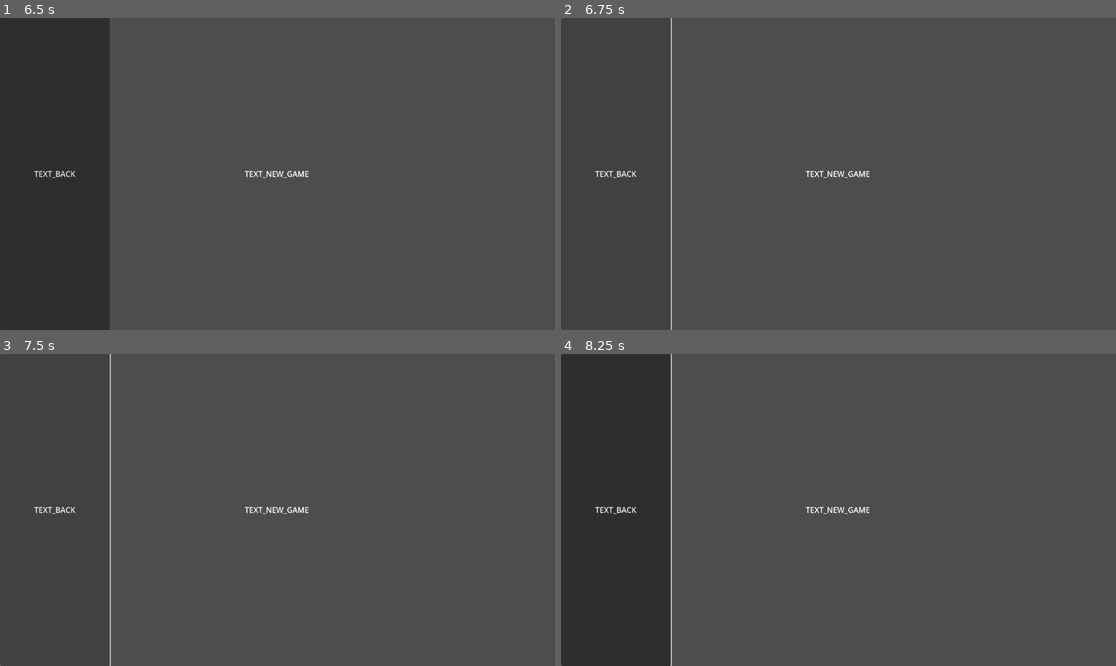
Above: before the commit, frames 1-4 (two rows, left to right).
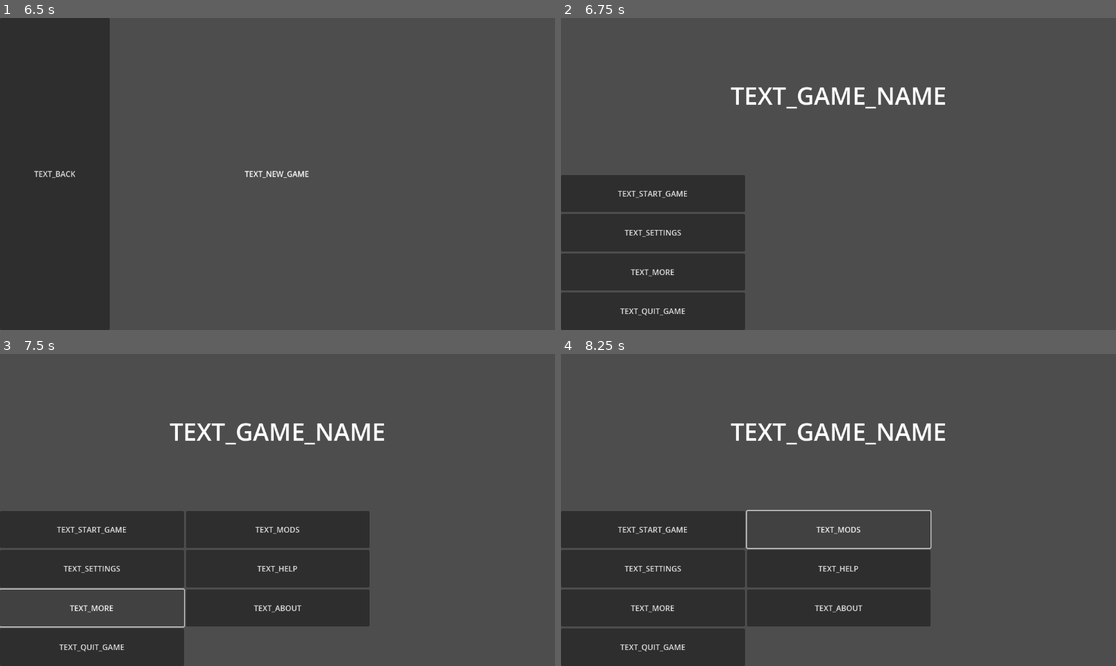
Above: after the commit, the same moments.

Repository: Neutron12138/Game-Framework-old
Game: Godot game, scene res://interfaces/blank.tscn
Same seed, same stepped clock (60 frames per second), same inputs: the game is played once before the commit and once after it.
Inputs (mouse positions are in pixels of both pictures, inside the frame that each line leads up to):
- Up to frame 1 (6.5 s): click "TEXT_START_GAME" at 0.5 s; click "TEXT_START_GAME" at 1.25 s; click "TEXT_MORE" at 2 s; click "TEXT_HELP" at 2.75 s; click "TEXT_MODS" at 3.5 s; click "TEXT_MORE" at 4.25 s; click "TEXT_START_GAME" at 5 s; click "TEXT_NEW_GAME" at 5.75 s
- Up to frame 2 (6.75 s): click "TEXT_BACK" at 6.5 s
- Up to frame 3 (7.5 s): click (94, 606) at 7.25 s, where only the run after the commit has a clickable "TEXT_MORE"
- Up to frame 4 (8.25 s): click (838, 528) at 8 s, where only the run after the commit has a clickable "TEXT_MODS"

Frame 1 is identical in both runs. In frame 2, 7.9% of the frame differs, in the area x 0-70%, y 0-100%; in frame 3, 18%; in frame 4, 26%.

Commit message:
Add files via upload

Diff:
--- a/global/constants.gd
+++ b/global/constants.gd
@@ -8,7 +8,7 @@
 	"minor" : 0,
 	"revision" : 0,
 	"status" : "",
-	"hex" : 0x000000,
+	"hex" : 0 << 16 & 0 << 8 & 0 << 0,
 	"string" : "0.0.0"
 }
 const GAME_FRAMEWORK_VERSION : Dictionary = {
@@ -16,7 +16,7 @@
 	"minor" : 0,
 	"revision" : 0,
 	"status" : "",
-	"hex" : 0x000000,
+	"hex" : 0 << 16 & 0 << 8 & 0 << 0,
 	"string" : "0.0.0"
 }
 
--- a/global/resources.gd
+++ b/global/resources.gd
@@ -1,13 +1,22 @@
 class_name Resources
 extends Node
 
+
+
 const Blank : PackedScene = preload("res://interfaces/blank.tscn")
+const DebugConsole : PackedScene = preload("res://interfaces/debug_console/debug_console.tscn")
+const DebugConsoleWindow : PackedScene = preload("res://interfaces/debug_console/debug_console_window.tscn")
+
+
+
 const StartMenu : PackedScene = preload("res://interfaces/user_interfaces/start_menu.tscn")
 const SettingsInterface : PackedScene = preload("res://interfaces/user_interfaces/settings_interface.tscn")
 const Settings : PackedScene = preload("res://interfaces/user_interfaces/settings.tscn")
 const About : PackedScene = preload("res://interfaces/user_interfaces/about.tscn")
 const NewGame : PackedScene = preload("res://interfaces/user_interfaces/new_game.tscn")
 
+
+
 const ValueSetter : PackedScene = preload("res://interfaces/value_setters/value_setter.tscn")
 const Vector2ValueSetter : PackedScene = preload("res://interfaces/value_setters/vector2_value_setter.tscn")
 const EnumValueSetter : PackedScene = preload("res://interfaces/value_setters/enum_value_setter.tscn")
--- /dev/null
+++ b/interfaces/debug_console/debug_console.gd
@@ -0,0 +1,21 @@
+extends VBoxContainer
+
+
+
+@onready var output : ItemList = $output
+@onready var simple_code_edit : LineEdit = $simple/simple_code_edit
+
+
+
+func _on_advanced_pressed() -> void:
+	pass
+
+
+func _on_simple_code_edit_text_submitted(new_text: String) -> void:
+	pass
+	#print(new_text)
+	#DebugUtilities.run_gdscript_string(new_text)
+
+
+func _on_simple_submit_pressed() -> void:
+	DebugUtilities.run_gdscript_line(simple_code_edit.text)
--- /dev/null
+++ b/interfaces/debug_console/debug_console.tscn
@@ -0,0 +1,53 @@
+[gd_scene load_steps=3 format=3 uid="uid://dkvux403wa2yk"]
+
+[ext_resource type="PackedScene" uid="uid://bnabgu0s2d4da" path="res://interfaces/blank.tscn" id="1_47fc2"]
+[ext_resource type="Script" path="res://interfaces/debug_console/debug_console.gd" id="1_a6sns"]
+
+[node name="DebugConsole" type="VBoxContainer"]
+offset_right = 1152.0
+offset_bottom = 648.0
+script = ExtResource("1_a6sns")
+
+[node name="header" type="HBoxContainer" parent="."]
+layout_mode = 2
+
+[node name="Blank" parent="header" instance=ExtResource("1_47fc2")]
+layout_mode = 2
+size_flags_horizontal = 3
+
+[node name="Label" type="Label" parent="header"]
+layout_mode = 2
+size_flags_horizontal = 3
+size_flags_vertical = 1
+size_flags_stretch_ratio = 3.0
+text = "TEXT_DEBUG_CONSOLE"
+horizontal_alignment = 1
+vertical_alignment = 1
+
+[node name="advanced" type="Button" parent="header"]
+layout_mode = 2
+size_flags_horizontal = 3
+text = "TEXT_ADVANCED"
+
+[node name="output" type="ItemList" parent="."]
+layout_mode = 2
+size_flags_vertical = 3
+size_flags_stretch_ratio = 8.0
+
+[node name="simple" type="HBoxContainer" parent="."]
+layout_mode = 2
+size_flags_vertical = 3
+
+[node name="simple_code_edit" type="LineEdit" parent="simple"]
+layout_mode = 2
+size_flags_horizontal = 3
+size_flags_stretch_ratio = 9.0
+
+[node name="simple_submit" type="Button" parent="simple"]
+layout_mode = 2
+size_flags_horizontal = 3
+text = "TEXT_SUBMIT"
+
+[connection signal="pressed" from="header/advanced" to="." method="_on_advanced_pressed"]
+[connection signal="text_submitted" from="simple/simple_code_edit" to="." method="_on_simple_code_edit_text_submitted"]
+[connection signal="pressed" from="simple/simple_submit" to="." method="_on_simple_submit_pressed"]
--- /dev/null
+++ b/interfaces/debug_console/debug_console_window.gd
@@ -0,0 +1,17 @@
+extends Window
+
+
+
+@export var previous_scene : Node = null
+
+
+
+func _process(delta: float) -> void:
+	if Input.is_action_just_pressed("debug_console"):
+		visible = not visible
+
+
+
+func _notification(what: int) -> void:
+	if what == NOTIFICATION_WM_CLOSE_REQUEST:
+		hide()
--- /dev/null
+++ b/interfaces/debug_console/debug_console_window.tscn
@@ -0,0 +1,13 @@
+[gd_scene load_steps=3 format=3 uid="uid://ckby2po8artk2"]
+
+[ext_resource type="Script" path="res://interfaces/debug_console/debug_console_window.gd" id="1_iajts"]
+[ext_resource type="PackedScene" uid="uid://dkvux403wa2yk" path="res://interfaces/debug_console/debug_console.tscn" id="2_p3wqb"]
+
+[node name="DebugConsoleWindow" type="Window"]
+process_mode = 3
+initial_position = 2
+size = Vector2i(1152, 648)
+visible = false
+script = ExtResource("1_iajts")
+
+[node name="debug_console" parent="." instance=ExtResource("2_p3wqb")]
--- a/interfaces/user_interfaces/about.gd
+++ b/interfaces/user_interfaces/about.gd
@@ -32,7 +32,7 @@
 
 
 func _on_header_back_request() -> void:
-	SceneTreeUtilities.temp_scene_back(self)
+	SceneTreeUtilities.temp_scene_back(previous_scene)
 
 
 
--- a/interfaces/user_interfaces/new_game.gd
+++ b/interfaces/user_interfaces/new_game.gd
@@ -3,3 +3,7 @@
 
 
 @export var previous_scene : Node = null
+
+
+func _on_header_back_request() -> void:
+	SceneTreeUtilities.temp_scene_back(previous_scene)
--- a/interfaces/user_interfaces/new_game.tscn
+++ b/interfaces/user_interfaces/new_game.tscn
@@ -14,3 +14,5 @@
 [node name="Header" parent="." instance=ExtResource("2_fqbxw")]
 layout_mode = 2
 title = "TEXT_NEW_GAME"
+
+[connection signal="back_request" from="Header" to="." method="_on_header_back_request"]
--- a/interfaces/user_interfaces/settings_interface.gd
+++ b/interfaces/user_interfaces/settings_interface.gd
@@ -35,16 +35,16 @@
 
 
 func _on_header_back_request() -> void:
-	SceneTreeUtilities.temp_scene_back(self)
+	SceneTreeUtilities.temp_scene_back(previous_scene)
 
 
 func _on_settings_confirmed(current_tab : String) -> void:
 	apply(current_tab)
-	SceneTreeUtilities.temp_scene_back(self)
+	SceneTreeUtilities.temp_scene_back(previous_scene)
 
 
 func _on_settings_canceled(_current_tab : String) -> void:
-	SceneTreeUtilities.temp_scene_back(self)
+	SceneTreeUtilities.temp_scene_back(previous_scene)
 
 
 func _on_settings_applied(current_tab : String) -> void:
--- a/project.godot
+++ b/project.godot
@@ -28,6 +28,16 @@
 
 window/subwindows/embed_subwindows=false
 
+[input]
+
+debug_console={
+"deadzone": 0.5,
+"events": [Object(InputEventKey,"resource_local_to_scene":false,"resource_name":"","device":-1,"window_id":0,"alt_pressed":false,"shift_pressed":false,"ctrl_pressed":false,"meta_pressed":false,"pressed":false,"keycode":96,"physical_keycode":0,"key_label":0,"unicode":96,"echo":false,"script":null)
+, Object(InputEventKey,"resource_local_to_scene":false,"resource_name":"","device":-1,"window_id":0,"alt_pressed":false,"shift_pressed":false,"ctrl_pressed":false,"meta_pressed":false,"pressed":false,"keycode":0,"physical_keycode":96,"key_label":0,"unicode":96,"echo":false,"script":null)
+, Object(InputEventKey,"resource_local_to_scene":false,"resource_name":"","device":-1,"window_id":0,"alt_pressed":false,"shift_pressed":false,"ctrl_pressed":false,"meta_pressed":false,"pressed":false,"keycode":0,"physical_keycode":0,"key_label":96,"unicode":96,"echo":false,"script":null)
+]
+}
+
 [rendering]
 
 renderer/rendering_method="mobile"
--- a/translations/zh_CN.json
+++ b/translations/zh_CN.json
@@ -11,6 +11,8 @@
 		"TEXT_CONFIRM" : "确认",
 		"TEXT_CANCEL" : "取消",
 		"TEXT_APPLY" : "应用",
+		"TEXT_SUBMIT" : "提交",
+		"TEXT_ADVANCED" : "高级",
 
 		"TEXT_START_GAME" : "开始游戏",
 		"TEXT_SETTINGS" : "游戏设置",
@@ -22,6 +24,7 @@
 		"TEXT_MODS" : "模组",
 		"TEXT_ABOUT" : "关于",
 		"TEXT_WINDOW" : "窗口",
+		"TEXT_DEBUG_CONSOLE" : "调试控制台",
 
 		"TEXT_QUIT_OR_NOT" : "是否退出？",
 		"TEXT_PLEASE_CONFIRM" : "请确认...",
--- a/utilities/debug_utilities.gd
+++ b/utilities/debug_utilities.gd
@@ -3,8 +3,16 @@
 
 
 
-const COMMAND_QUIT_GAME : StringName = &"quit_game"
-const COMMAND_HELP : StringName = &"help"
+const SCRIPT_REPLACEMENT : StringName = &"REPLACEMENT"
+const SCRIPT_FOR_LINE_CODE : StringName = \
+&"""
+extends RefCounted
+
+func _init() -> void:
+	REPLACEMENT
+	pass
+
+"""
 
 
 
@@ -21,6 +29,8 @@
 
 	return OK
 
+
+
 static func run_gdscript_string(source_code : String) -> Error:
 	var script : GDScript = GDScript.new()
 
@@ -31,6 +41,8 @@
 
 	return run_gdscript(script)
 
+
+
 static func run_gdscript_file(path : String) -> Error:
 	var file : FileAccess = FilesystemUtilities.open_readonly_file(path)
 	if not is_instance_valid(file):
@@ -40,28 +52,6 @@
 
 
 
-static func run_command(command : Array[String]) -> Error:
-	if command.is_empty():
-		push_error("Command cannot be empty.")
-		return ERR_INVALID_PARAMETER
-
-	match command[0]:
-		COMMAND_QUIT_GAME:
-			if command.size() == 1:
-				Engine.get_main_loop().quit(0)
-			elif command.size() == 2:
-				Engine.get_main_loop().quit(int(command[1]))
-			else:
-				push_error("The command (\"quit_game\") can only have a maximum of 1 parameter.")
-				return ERR_INVALID_PARAMETER
-
-		COMMAND_HELP:
-			if command.size() == 1:
-				pass
-			elif command.size() == 2:
-				pass
-			else:
-				push_error("The command (\"help\") can only have a maximum of 1 parameter.")
-				return ERR_INVALID_PARAMETER
-
-	return OK
+static func run_gdscript_line(line_code : String) -> Error:
+	var source_code : String = SCRIPT_FOR_LINE_CODE.replace(SCRIPT_REPLACEMENT, line_code)
+	return run_gdscript_string(source_code)
--- a/utilities/scene_tree_utilities.gd
+++ b/utilities/scene_tree_utilities.gd
@@ -9,8 +9,10 @@
 
 
 func _ready() -> void:
-	var utils : ConfigurationUtilities = ConfigurationUtilities.new(Engine.get_main_loop().configuration, window)
+	var utils : ConfigurationUtilities = ConfigurationUtilities.new(scene_tree.configuration, window)
 	utils.apply_all()
+
+	window.add_child.call_deferred(Resources.DebugConsoleWindow.instantiate())
 	change_to_new_scene.call_deferred(Resources.StartMenu.instantiate())
 	window.connect("close_requested", make_quit_confirmation)
 
@@ -70,8 +72,7 @@
 
 
 
-func temp_scene_back(temp_scene : Node) -> void:
-	var previous_scene : Node = temp_scene.previous_scene
+func temp_scene_back(previous_scene : Node) -> void:
 	if is_instance_valid(previous_scene):
 		SceneTreeUtilities.change_scene(previous_scene)
 		if previous_scene is CanvasItem or previous_scene is Node3D:
@@ -129,5 +130,6 @@
 
 func make_quit_confirmation(exit_code: int = 0) -> void:
 	var dialog : ConfirmationDialog = ConfirmationDialog.new()
+	dialog.process_mode = Node.PROCESS_MODE_ALWAYS
 	make_dialog(dialog, "TEXT_PLEASE_CONFIRM", "TEXT_QUIT_OR_NOT",
 	func() : scene_tree.quit(exit_code))
